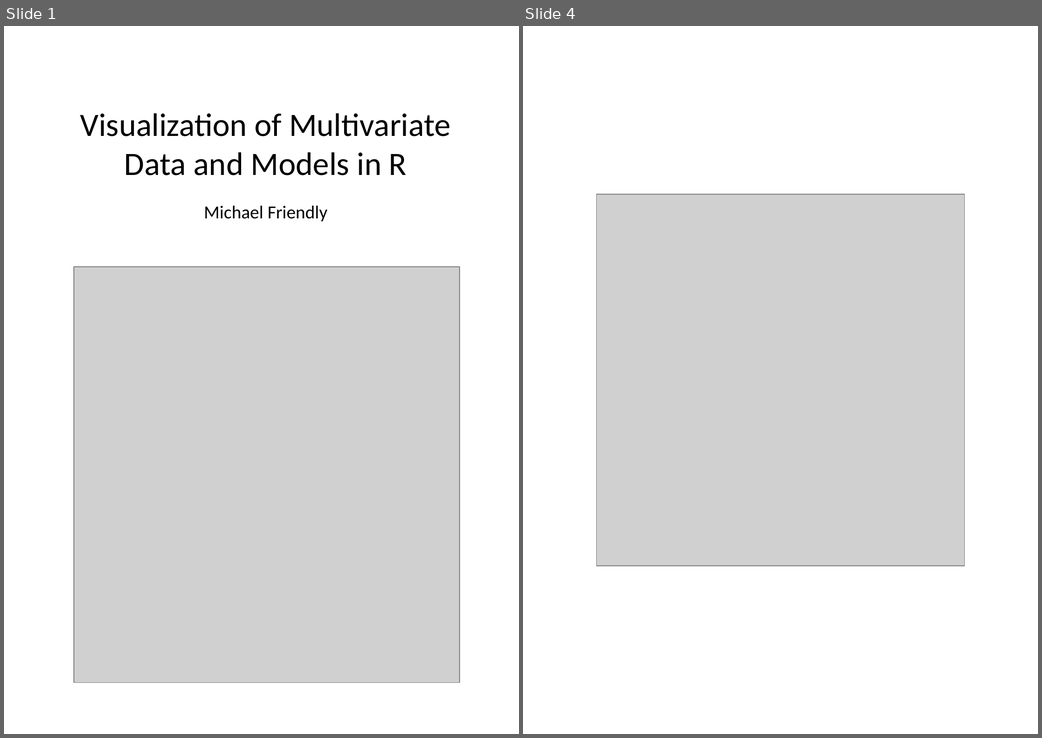
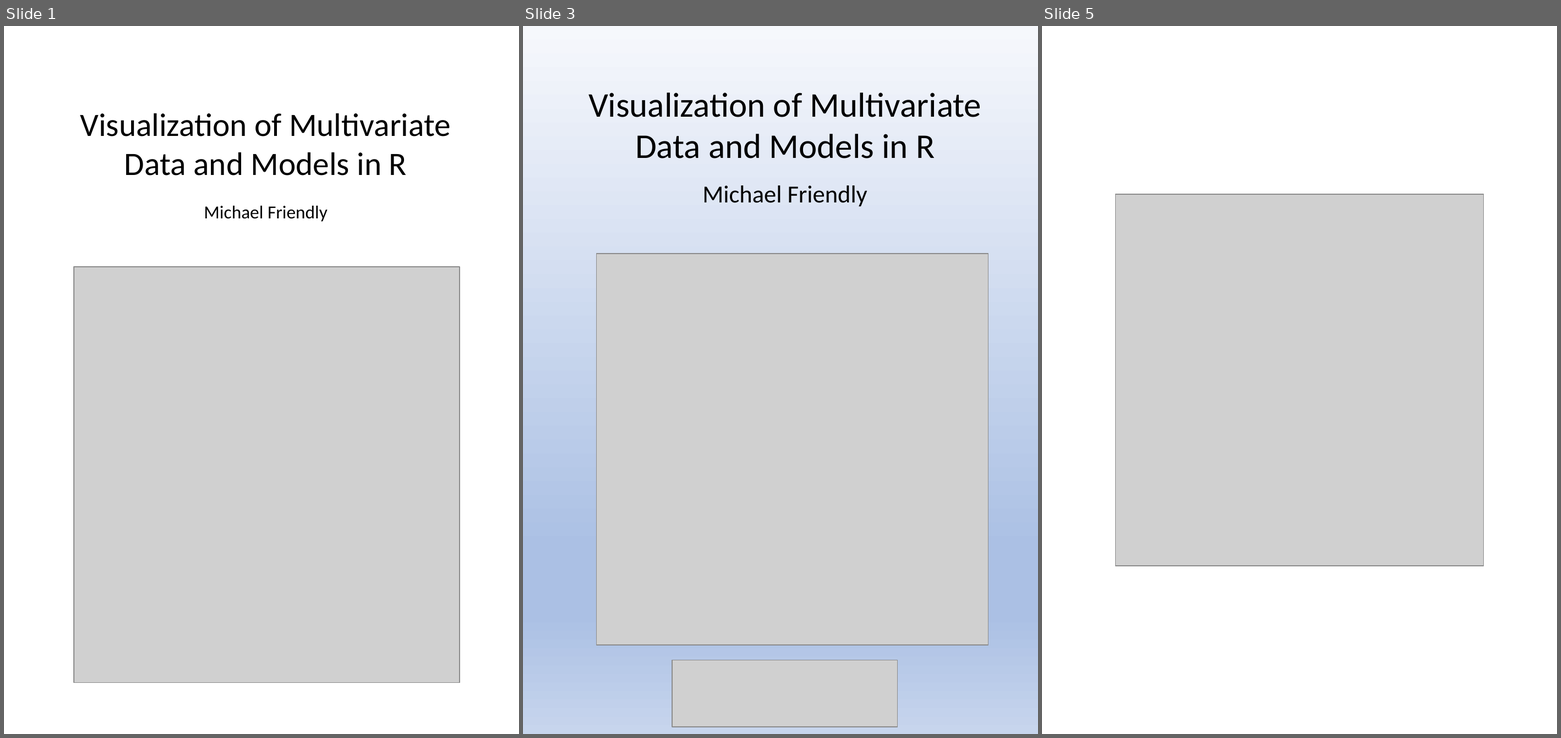
Before and after one commit to friendly/Vis-MLM-book, a slide deck: images/cover-peng.pptx. Shown side by side, each under a label of ours: slides 1 and 4 before the commit, slides 1, 3 and 5 after it; the slides between them are not shown. The pictures are 1042x738 and 1561x738 pixels, drawn with LibreOffice and Linux fonts; fonts in the diff are those of the drawing; grey boxes stand for pictures; background and template pictures are left out. Boxes give left, top, right and bottom in pixels: in the first picture for what was removed or moved away, otherwise in the second. Text is boxed around its words. In the diff, an @@ line names an element or a change of style, - is before the commit and + after.

```diff
--- a/images/cover-peng.pptx
+++ b/images/cover-peng.pptx
@@ slide 3 added at [523,26,1038,734], background gradient #F6F8FC to #ABC0E4 to #C7D5ED @@
@@ text added at [588,93,982,159], 34 pt, text #000000 @@
+Visualization of Multivariate Data and Models in R
@@ text added at [702,186,867,207], 24 pt, text #000000 @@
+Michael Friendly
@@ picture added at [597,254,988,645] @@
@@ picture added at [672,661,898,727] @@
@@ what was slide 4 is now slide 5 @@
```
Also in this commit, not shown: 2 slides changed, 8 other files.
